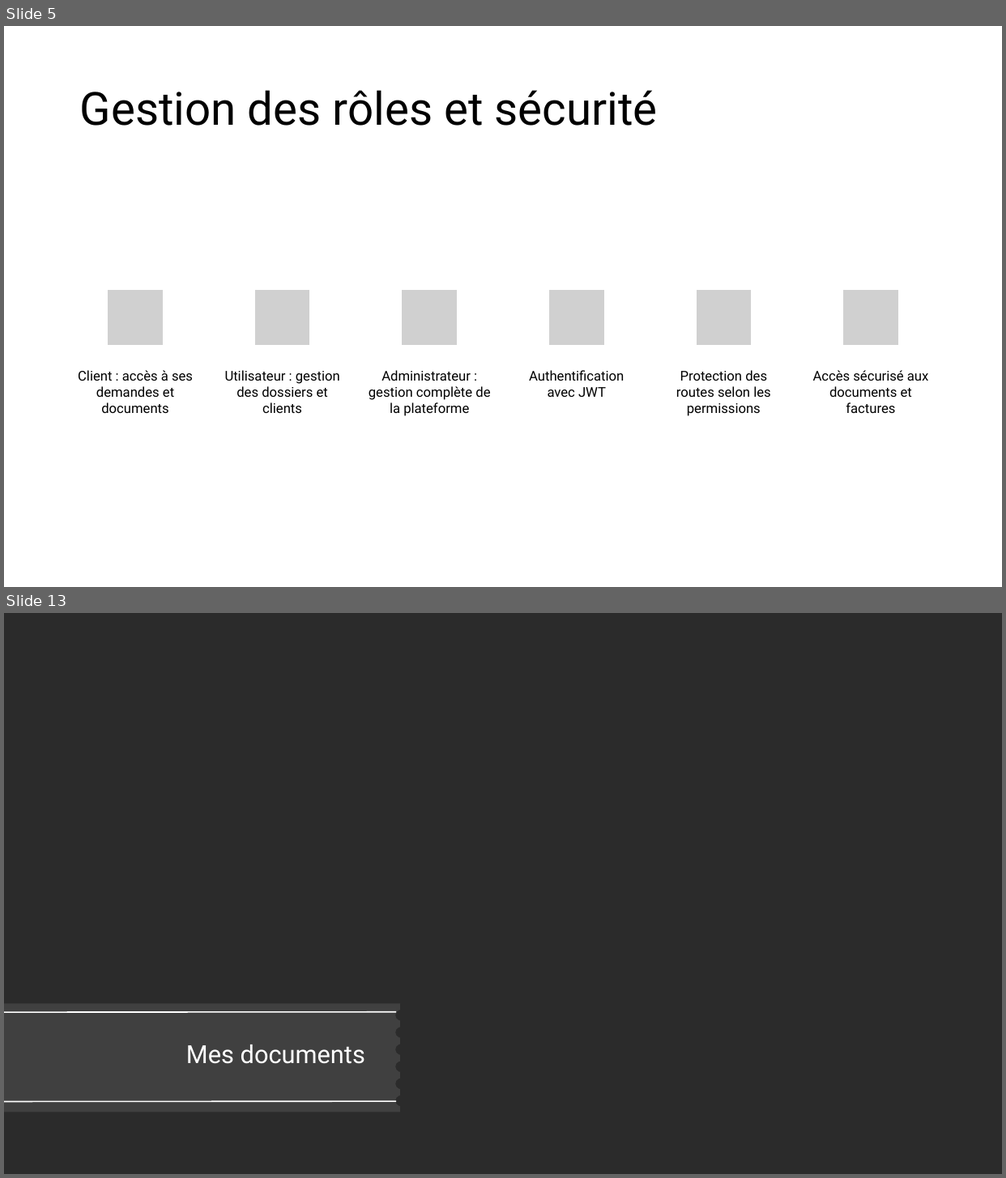
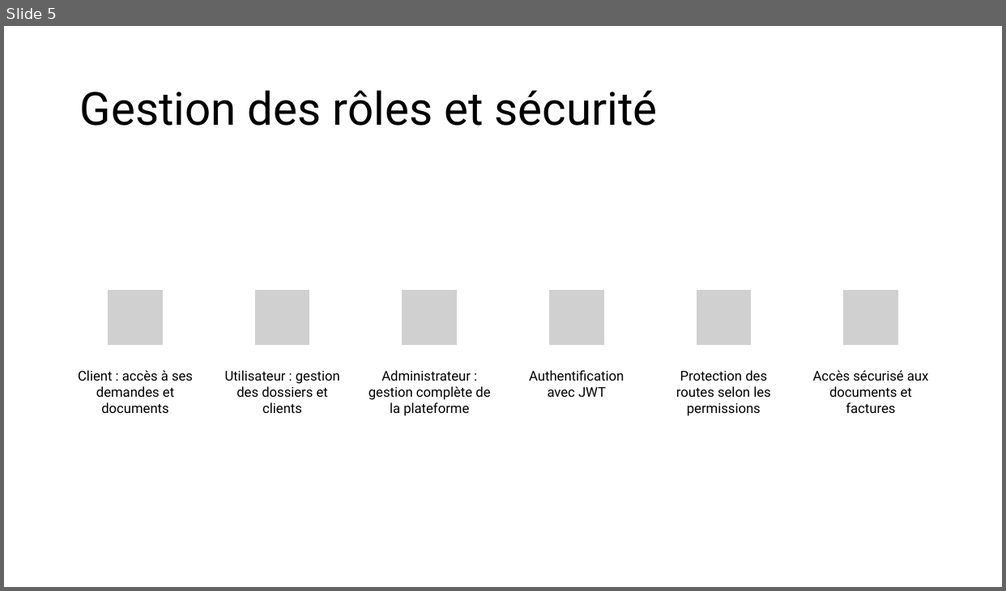
Before and after one commit to xpelletier07/Projet_Site_Immigration, a slide deck: Mandats/Mandat_3/Présentation.pptx. Shown one above the other, each under a label of ours: slides 5 and 13 before the commit, slide 5 after it; the slides between them are not shown. The pictures are 1006x1178 and 1006x591 pixels, drawn with LibreOffice and Linux fonts; fonts in the diff are those of the drawing; grey boxes stand for pictures; background and template pictures are left out; a plain dark background stands for a picture behind light text. Boxes give left, top, right and bottom in pixels: in the first picture for what was removed or moved away, otherwise in the second. Text is boxed around its words. In the diff, an @@ line names an element or a change of style, - is before the commit and + after.

```diff
--- a/Mandats/Mandat_3/Présentation.pptx
+++ b/Mandats/Mandat_3/Présentation.pptx
@@ slide 13 removed at box(4, 613, 1002, 1174), background picture (left out) @@
@@ freeform shape removed at box(4, 1003, 400, 1112) @@
@@ line removed from (4, 1013) to (396, 1012) @@
@@ title removed at box(186, 1045, 365, 1064) @@
-Mes documents
@@ line removed from (4, 1102) to (396, 1102) @@
```
Also in this commit, not shown: 15 slides changed, 16 other slides removed.
